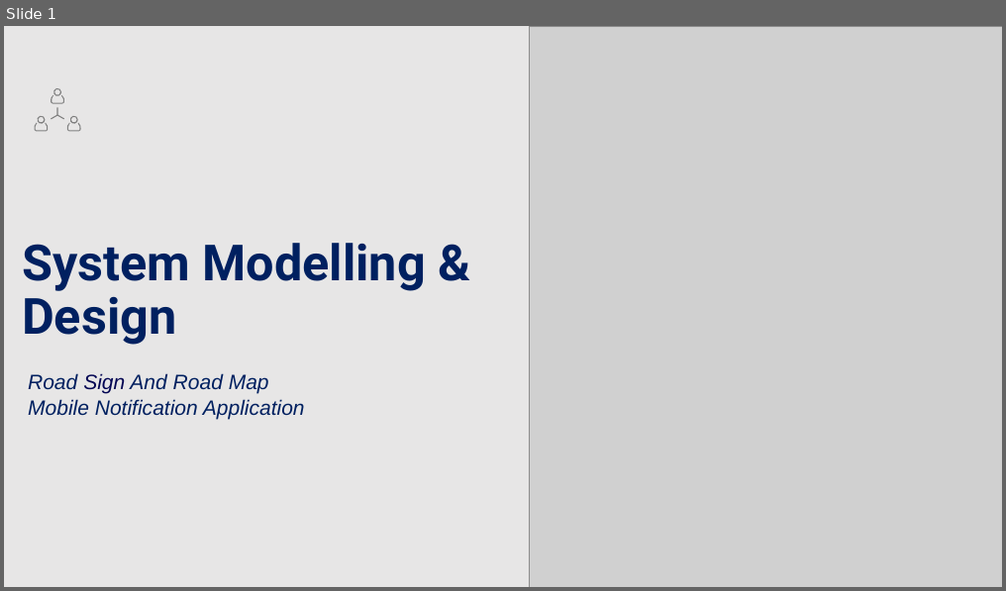
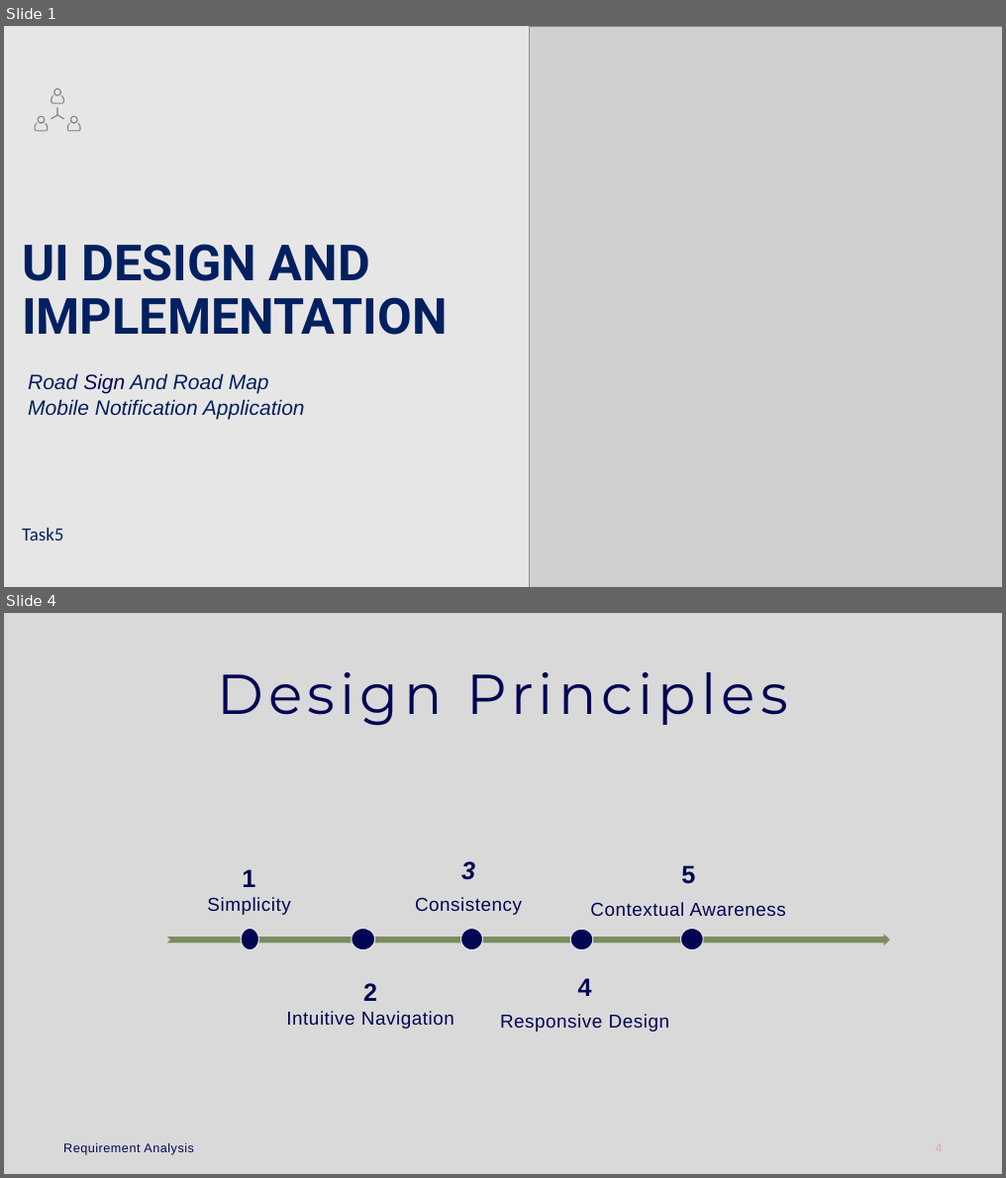
Before and after one commit to Thierry5610/CEF-440-Group-5, a slide deck: Task 4/Task 4.pptx. Shown one above the other, each under a label of ours: slide 1 before the commit, slides 1 and 4 after it; the slides between them are not shown. The pictures are 1006x591 and 1006x1178 pixels, drawn with LibreOffice and Linux fonts; fonts in the diff are those of the drawing; grey boxes stand for pictures. Boxes give left, top, right and bottom in pixels: in the first picture for what was removed or moved away, otherwise in the second. Text is boxed around its words. In the diff, an @@ line names an element or a change of style, - is before the commit and + after.

Commit message:
Updated Task 3, Task 4, and Task 5 presentations

```diff
--- a/Task 4/Task 4.pptx
+++ b/Task 4/Task 4.pptx
@@ slide 4 added at (4, 613, 1002, 1174), background #D9D9D9 @@
@@ title added at (217, 672, 788, 726), 54 pt, text #030553 @@
+Design Principles
@@ group added at (167, 797, 890, 1095): 5 frees, 5 ellipses, 1 notched right arrow @@
+1
+Simplicity
+2
+Intuitive Navigation
+3
+Consistency
+4
+Responsive Design
+5
+Contextual Awareness
@@ text added at (63, 1144, 194, 1156), 12 pt, text #030553 @@
+Requirement Analysis
@@ slide 1 changed as well @@
@@ title at (22, 244, 447, 335): text changed @@
-System Modelling & Design
+UI DESIGN AND IMPLEMENTATION
@@ text added at (22, 528, 63, 541), 18 pt, text #002060 @@
+Task5
```
Also in this commit, not shown: 3 other slides changed, 12 other slides added, 20 slides removed, 4 other files.
